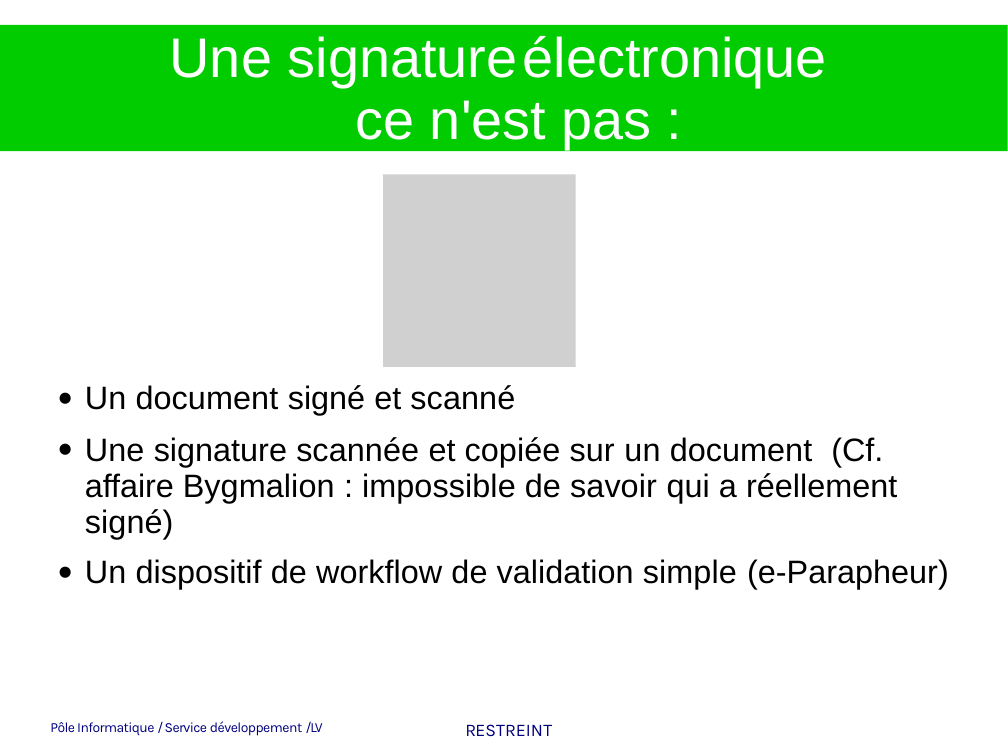
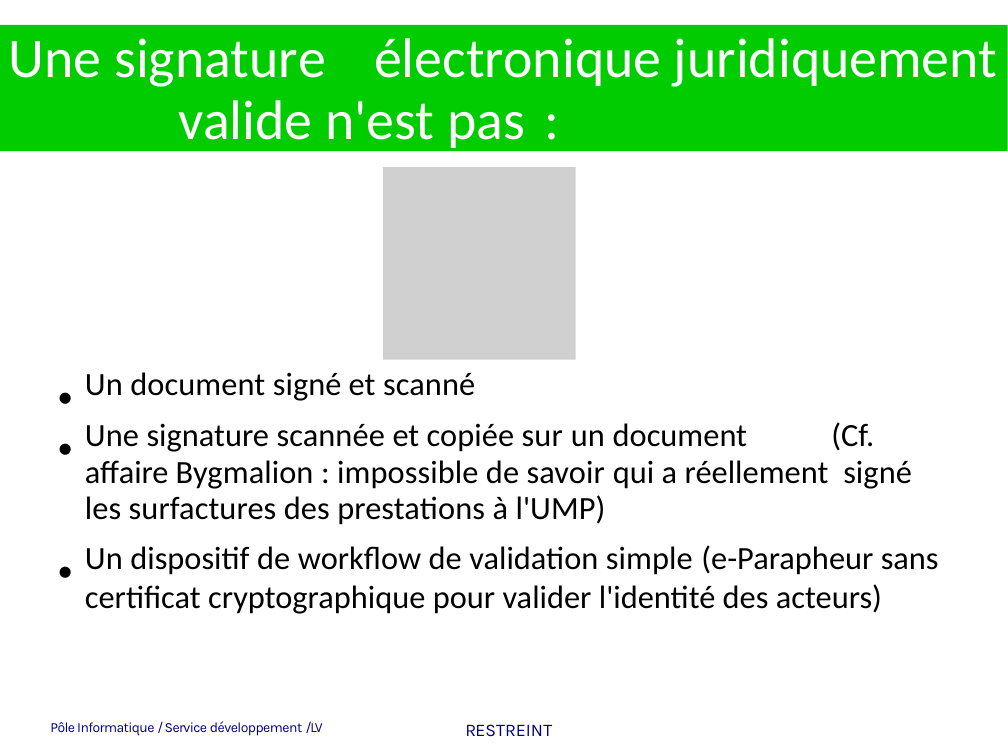
Before and after one commit to heylve/current, a slide deck: slide 2 of Presentations/la_signature_electronique_cest_quoi.odp. Drawn at 1008x755 pixels with LibreOffice and Linux fonts; fonts in the diff are those of the drawing; grey boxes stand for pictures; background and template pictures are left out. Boxes give left, top, right and bottom in pixels: in the first picture for what was removed or moved away, otherwise in the second. Text is boxed around its words. In the diff, an @@ line names an element or a change of style, - is before the commit and + after.

Commit message:
signature elect

```diff
--- a/Presentations/la_signature_electronique_cest_quoi.odp
+++ b/Presentations/la_signature_electronique_cest_quoi.odp
@@ title at (8,38,997,153): text changed; font Arial to Calibri @@
-Une signature électronique ce n'est pas :
+Une signature électronique juridiquement valide n'est pas :
@@ picture: place and size @@
-picture at (383,175,576,367)
+picture at (383,167,576,360)
@@ text "Un document signé et scanné": place and size @@
-text "Un document signé et scanné" at (85,385,949,589)
+text "Un document signé et scanné" at (85,372,939,614)
@@ text at (85,372,475,401): font Arial to Calibri in "Un document signé et scanné" @@
@@ text at (85,422,939,614): text changed; font Arial to Calibri @@
-Une signature scannée et copiée sur un document (Cf. affaire Bygmalion : impossible de savoir qui a réellement signé)
-Un dispositif de workflow de validation simple (e-Parapheur)
+Une signature scannée et copiée sur un document (Cf. affaire Bygmalion : impossible de savoir qui a réellement signé les surfactures des prestations à l'UMP)
+Un dispositif de workflow de validation simple (e-Parapheur sans certificat cryptographique pour valider l'identité des acteurs)
```
Also in this commit, not shown: 10 other slides changed, 1 slide added, 2 slides removed, 5 other files.
